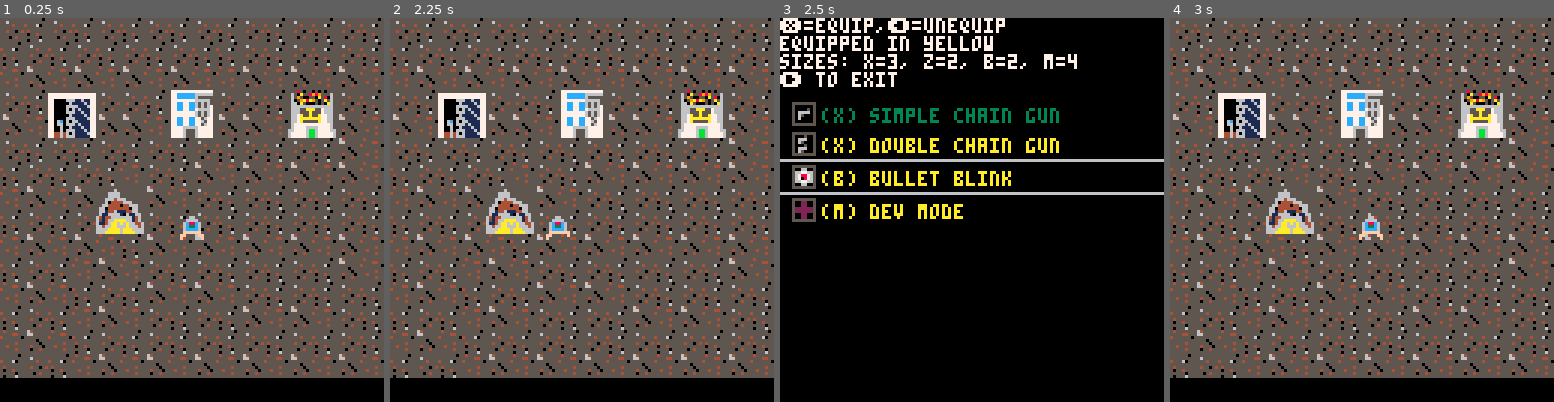
Above: before the commit, frames 1-4 (left to right).
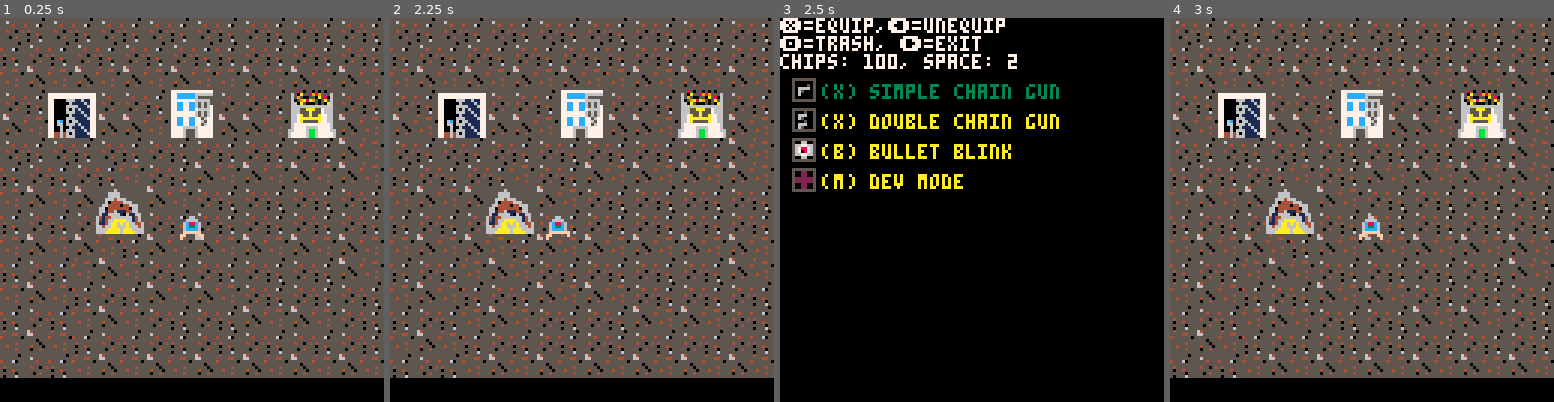
Above: after the commit, the same moments.

Repository: ash2q/escape_this
Game: PICO-8 cartridge escape_this.p8
Same seed, same stepped clock (60 frames per second), same inputs: the game is played once before the commit and once after it.
Inputs:
- Up to frame 1 (0.25 s): no input
- Up to frame 2 (2.25 s): tap O (Z key) at 0.33, 0.7, 1.43, 2.22 s; tap X (X key) at 1.07, 2.07 s; hold Left from 1.97 s (still down)
- Up to frame 3 (2.5 s): release Left at 2.37 s; tap X (X key) at 2.4 s; hold Down from 2.42 s (still down)
- Up to frame 4 (3 s): tap X (X key) at 2.73 s; release Down at 2.82 s; hold Right from 2.87 s (still down)

Frames 1-2 are identical in both runs. In frame 3, 10% of the frame differs, in the area x 0-100%, y 4-54%; in frame 4, nothing differs.

Commit message:
Major rework of how pockets work to be much simpler

Diff:
--- a/escape_this.p8
+++ b/escape_this.p8
@@ -26,6 +26,12 @@
 	return false
 end
 
+item_type={
+	x_gun=1,
+	z_gun=2,
+	boost=3,
+	module=4
+}
 
 enemies={}
 current_mode=nil
@@ -36,9 +42,9 @@
 blink_spec={}
 
 
-
 function init_boosts()
 	blink_spec={
+		stype=item_type.boost,
 		charge=0,
 		regen_rate=200,
 		activate_fn=blink_boost,
@@ -50,22 +56,24 @@
 		cooldown=20,
 		heat=30,
 		desc="(b) bullet blink",
-		add_to_pocket=add_boost
+		pickup=nop,
+		drop=nop
 	}
-end
-
-function add_boost(a)
-	add(pocket_b,a)
-end
-function add_x_gun(a)
-	add(pocket_x,a)
-end
-function add_z_gun(a)
-	add(pocket_z,a)
-end
-function add_module(a)
-	add(pocket_m,a)
-end
+	sb_boost={
+ 	spec=nil,
+		--when r is 0 a charge
+		--is added (if not full)
+		r=0,
+		--count for charge purpose
+		c=0,
+		frame_count=0,
+		cooldown=0
+	}
+end
+
+function nop()
+end
+
 
 --modules are general stat
 --upgrades and some special
@@ -78,19 +86,28 @@
 end
 function undo_dev_mode()
 	printh("unequipped dev mode")
-end
-
-function equip_dev_mode()
-	m={
+	sb_currency-=100
+end
+
+dev_mode_mod={}
+function init_modules()
+	dev_mode_mod={
 		desc="(m) dev mode",
 		lbl=52,
 		do_effect=do_dev_mode,
 		undo_effect=undo_dev_mode,
-		add_to_pocket=add_module
+		pickup=pickup_module,
+		drop=drop_module,
+		stype=item_type.module
 	}
-	add_module(m)
-	m.do_effect()
-	add(modules,m)
+end
+
+function pickup_module(m)
+	add(equipped_mods,m)
+end
+
+function drop_module(m)
+	del(equipped_mods,m)
 end
 
 empty_gun={}
@@ -120,7 +137,9 @@
 		shoot=shoot_chain,
 		shoot_heated=shoot_heated_chain,
 		desc="(x) simple chain gun",
-		add_to_pocket=add_x_gun
+		stype=item_type.x_gun,
+		pickup=nop,
+		drop=nop
 	}
 	double_chain_gun={
 		lbl=53,
@@ -134,7 +153,9 @@
 		shoot=shoot_chain,
 		shoot_heated=shoot_heated_chain,
 		desc="(x) double chain gun",
-		add_to_pocket=add_x_gun
+		stype=item_type.x_gun,
+		pickup=nop,
+		drop=nop
 	}
 
 	--x is primary/fast
@@ -246,14 +267,15 @@
 	begin_time=time()
 	printh("--init--")
 	init_guns()
+	init_modules()
 	init_enemies()
 	init_boosts()
 	init_locations()
 	reset_sb()
-	equip_simple_chain()
-	equip_double_chain()
-	equip_blink()
-	equip_dev_mode()
+	equip(simple_chain_gun)
+	equip(double_chain_gun)
+	equip(blink_spec)
+	equip(dev_mode_mod)
 	if dev_shortcut then
 		--testing
 		--load_pockets()
@@ -392,9 +414,9 @@
 	if extra_lives<0 then
 		color(7)
 		print("you could not escape this")
-		print("pockets: metal: "..sb_currency)
+		print("pockets: chips: "..sb_currency)
 		y=12
-		y=print_pockets(y)
+		y=print_pocket(y)
 		color(7)
 		stage="l-"
 		if in_reactor then
@@ -436,138 +458,58 @@
 	current_mode()
 end
 
-pocket_x={}
-pocket_z={}
-pocket_b={}
-pocket_m={}
-
-inv_x_lines={}
-inv_z_lines={}
-inv_b_lines={}
-inv_m_lines={}
-
+sb_pocket={}
+sb_pocket_max=6
+inv_line=1
 function inv_mode()
 	cls()
-	inv_x_lines={}
-	inv_z_lines={}
-	inv_b_lines={}
-	inv_m_lines={}
 	color(7)
 	print("❎=equip,⬅️=unequip")
-	print("equipped in yellow")
-	print("sizes: "..
-		"x=3, z=2, b=2, m=4")
-	print("➡️ to exit")
+	print("🅾️=trash, ➡️=exit")
+	print("chips: "..sb_currency..
+		", space: "..
+		(sb_pocket_max-#sb_pocket))
 	--offset includes
 	--item icon and arrow
 	x=14
-	y=28
-	for g in all(pocket_x) do
+	y=20
+	lines={}
+	for g in all(sb_pocket) do
 		c=3
-		if g==x_gun.spec then
+		if equipped(g) then
 			c=10
 		end
+		add(lines,{
+			y=y,
+			i=g
+		})
 		print_item(g,x,y,c)
-		add(inv_x_lines,y)
 		y+=10
 	end
-	line(0,y-1,128,y-1,6)
-	y+=1
-	for g in all(pocket_z) do
-		c=3
-		if g==z_gun.spec then
-			c=10
-		end
-		print_item(g,x,y,c)
-		add(inv_y_lines,y)
-		y+=10
-	end
-	if #pocket_z!=0 then
-		line(0,y-1,128,y-1,6)
-		y+=1
-	end
-	for b in all(pocket_b) do
-		c=3
-		if b!=nil and
-					b==sb_boost.spec then
-			c=10
-		end
-		print_item(b,x,y,c)
-		add(inv_b_lines,y)
-		y+=10
-	end
-	if #pocket_b!=0 then
-		line(0,y-1,128,y-1,6)
-		y+=1
-	end
-	for m in all(pocket_m) do
-		--if b!=nil and
-		--			b==sb_boost.spec then
-		--end
-		c=3
-		if contains(modules,m) then
-			c=10
-		end
-		print_item(m,x,y,c)
-		add(inv_m_lines,y)
-		y+=8
-	end
-	inv_navigate()
-end
-
-function print_pockets(y)
-	x=10
-	for i in all(pocket_x) do
-		print_item(i,x,y,7)
-		y+=10
-	end
-	for i in all(pocket_z) do
-		print_item(i,x,y,7)
-		y+=10
-	end
-	for i in all(pocket_b) do
-		print_item(i,x,y,7)
-		y+=10
-	end
-	for i in all(pocket_m) do
-		print_item(i,x,y,7)
-		y+=10
-	end
-	return y
-end
-
-function print_item(g,x,y,c)
-		print(g.desc,x,y+2,c)
-	 --color(3)
-		--
-		spr(g.lbl, x-10,y)
-		y+=8
-end
-
+	inv_navigate(lines)
+end
 --1=x,2=z,3=b,4=m
 inv_line_pocket=1
 inv_line=1
 inv_pressed=false
 
-function inv_navigate()
+function inv_navigate(lines)
 	if btn()==0 then
 		human_reset=true
 	end
 	if not human_reset then
 		return
 	end
-	inv_lines=choose_lines()
-	spr(49,0,
-			inv_lines[inv_line])
+	item=lines[inv_line].i
+	--draw pointer
+	spr(49,0,lines[inv_line].y)
 
 	--down
 	if btn(3) and not inv_pressed
 		then
 		inv_pressed=true
 		inv_line+=1
-		if inv_line>#inv_lines then
-			next_pocket()
-			inv_lines=choose_lines()
+		if inv_line>#lines then
 			inv_line=1
 		end
 	end
@@ -577,17 +519,14 @@
 		inv_pressed=true
 		inv_line-=1
 		if inv_line<1 then
-			prev_pocket()
-			inv_lines=choose_lines()
-			inv_line=#inv_lines
+			inv_line=#lines
 		end
 	end
 	--equip
 	if btn(5) and not inv_pressed
 		then
 		inv_pressed=true
-		p=choose_pocket()
-		equip_from_pocket(p,inv_line)
+		equip(item)
 	end
 	--exit
 	if btn(1) and not inv_pressed
@@ -600,133 +539,104 @@
 	if btn(0) and not inv_pressed
 		then
 		inv_pressed=true
-		p=choose_pocket()
-		printh("pocket size:"..#p)
-		printh(inv_line_pocket)
-		if #p>0 then
-			unequip_from_lines(inv_line)
-		end
+		unequip_item(item)
 	end
 	--dismantle
  if btn(4) and not inv_pressed
 		then
 		inv_pressed=true
-		p=choose_pocket()
-		if not inv_equipped(p[l]) then
-			printh("trashing: "..l)
-			del(p,p[l])
-		else
-			printh("can't trash cause equipped")
-		end
 	end
 	if btn()==0 then
 		inv_pressed=false
 	end
 end
 
-function inv_equipped(v)
-	if inv_line_pocket==1 then
-		--can't unequip x_gun
-		return x_gun.spec==v
-	elseif inv_line_pocket==2 then
-		return z_gun.spec==v
-	elseif inv_line_pocket==3 then
-	 return sb_boost.spec==v
-	elseif inv_line_pocket==4 then
-		return contains(modules,v)
-	end
-end
-
-function unequip_from_lines(l)
-	if inv_line_pocket==1 then
-		--can't unequip x_gun
-		--x_gun.spec=p[l]
-	elseif inv_line_pocket==2 then
+function pickup_item(a)
+	if not
+			contains(sb_pocket,a)
+		then
+		add(sb_pocket, a)
+		a.pickup()
+		return a
+	end
+	--if already exists then nil
+	return nil
+end
+
+function drop_item(a)
+	if
+			contains(pocket,a)
+		then
+		a.drop()
+		del(sb_pocket, a)
+		return a
+	end
+	--if already exists then nil
+	return nil
+end
+
+
+function equipped(g)
+	return (x_gun.spec==g or
+				z_gun.spec==g or
+				sb_boost.spec==g or
+				contains(modules,g))
+end
+
+function equip(g)
+	--pickup if not already in
+	--pocket
+	pickup_item(g)
+	stype=g.stype
+	if stype==item_type.x_gun then
+		x_gun.spec=g
+	elseif stype==item_type.z_gun then
+		z_gun.spec=g
+	elseif stype==item_type.boost then
+		sb_boost.spec=g
+	elseif stype==item_type.module then
+		if not contains(modules,g) then
+			g.do_effect()
+			add(modules,g)
+		else
+			return
+		end
+	end
+end
+
+function unequip_item(g)
+	stype=g.stype
+	if stype==item_type.x_gun then
+		--does nothing, can't unequip
+		--x_gun
+	elseif stype==item_type.z_gun then
 		z_gun.spec=nil
-	elseif inv_line_pocket==3 then
-	 sb_boost.spec=nil
-	elseif inv_line_pocket==4 then
-
-		if #modules>0 then
-			--todo
-			printh(l)
-			m=modules[l]
-			printh(m)
-			printh(#modules)
-			m.undo_effect()
-			del(modules,m)
-		end
-	end
-end
-
-function choose_lines()
-	if inv_line_pocket==1 then
-		return inv_x_lines
-	elseif inv_line_pocket==2 then
-		return inv_z_lines
-	elseif inv_line_pocket==3 then
-	 return inv_b_lines
-	elseif inv_line_pocket==4 then
-		return inv_m_lines
-	end
-	assert(false, "shouldn't get here")
-end
-function choose_pocket()
-	if inv_line_pocket==1 then
-		return pocket_x
-	elseif inv_line_pocket==2 then
-		return pocket_z
-	elseif inv_line_pocket==3 then
-	 return pocket_b
-	elseif inv_line_pocket==4 then
-		return pocket_m
-	end
-	assert(false, "shouldn't get here")
-end
-function equip_from_pocket(p,l)
-	if inv_line_pocket==1 then
-		x_gun.spec=p[l]
-	elseif inv_line_pocket==2 then
-		z_gun.spec=p[l]
-	elseif inv_line_pocket==3 then
-	 sb_boost.spec=p[l]
-	elseif inv_line_pocket==4 then
-		exists=false
-		for m in all(modules) do
-			if m==p[l] then
-				printh("already equipped")
-				exists=true
-			end
-		end
-		if not exists then
-			p[l].do_effect()
-			add(modules,p[l])
-		end
-	end
-end
-function next_pocket()
-	inv_line_pocket+=1
-	if inv_line_pocket>4 then
-		--wrap around
-		inv_line_pocket=1
-	end
-	res=choose_lines()
-	if #res==0 then
-		next_pocket()
-	end
-end
-
-function prev_pocket()
-	inv_line_pocket-=1
-	if inv_line_pocket<1 then
-		--wrap around
-		inv_line_pocket=4
-	end
-	res=choose_lines()
-	if #res==0 then
-		prev_pocket()
-	end
-end
+	elseif stype==item_type.boost then
+		sb_boost.spec=nil
+	elseif stype==item_type.module then
+		if contains(modules,g) then
+			g.undo_effect(g)
+			del(modules,g)
+		end
+	end
+end
+
+function print_pocket(y)
+	x=10
+	for i in all(sb_pocket) do
+		print_item(i,x,y,7)
+		y+=10
+	end
+	return y
+end
+
+function print_item(g,x,y,c)
+		print(g.desc,x,y+2,c)
+		spr(g.lbl, x-10,y)
+		y+=8
+end
+
+
 -->8
 --hud
 
@@ -1027,30 +937,6 @@
 	return x_gun.r==0
 end
 
-function equip_simple_chain()
-	x_gun.spec=simple_chain_gun
-	add_x_gun(x_gun.spec)
-end
-function equip_double_chain()
-	x_gun.spec=double_chain_gun
-	add_x_gun(x_gun.spec)
-end
-
-
-function equip_blink()
-	sb_boost={
-		spec=blink_spec,
-		--when r is 0 a charge
-		--is added (if not full)
-		r=0,
-		--count for charge purpose
-		c=0,
-		frame_count=0,
-		cooldown=0,
-	}
-	add_boost(sb_boost.spec)
-	return sb_boost
-end
 
 --deletes all enemy bullets
 function blink_boost(b)
